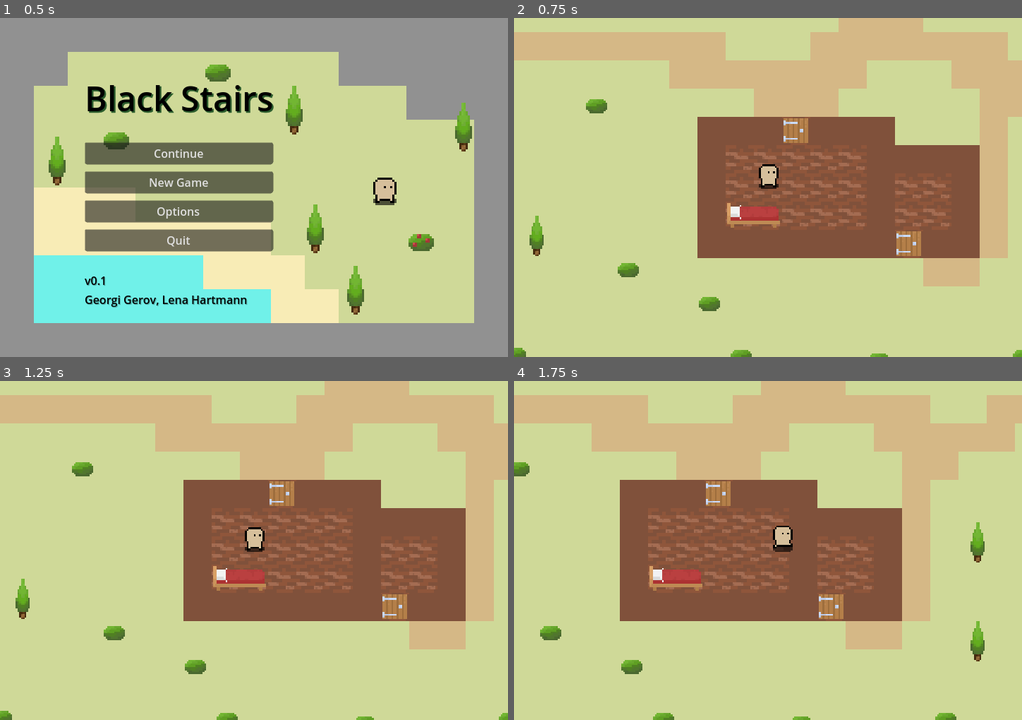
Above: before the commit, frames 1-4 (two rows, left to right).
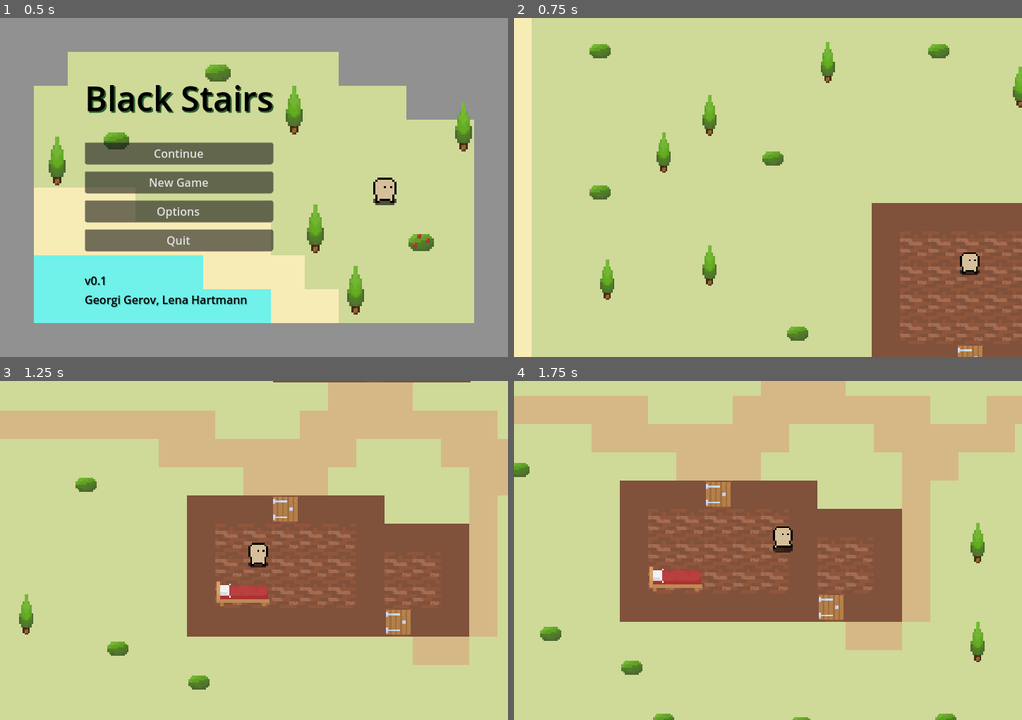
Above: after the commit, the same moments.

Repository: j0-ji/black-stairs
Game: Godot game, scene res://UI/Menu/MainMenu/main_menu.tscn
The game is run twice, just before and just after one commit, with the same random seed, the same clock (stepped at 60 frames per second) and the same inputs.
Inputs:
- Up to frame 1 (0.5 s): no input
- Up to frame 2 (0.75 s): click "New Game" at 0.5 s
- Up to frame 3 (1.25 s): no input
- Up to frame 4 (1.75 s): hold Right (ui_right) from 1.28 s (still down); hold E (interaction) from 1.28 s (still down)

Frame 1 is identical in both runs. In frame 2, 49% of the frame differs, in the area x 0-100%, y 0-100%; in frame 3, 19%; in frame 4, 1.2%.

Commit message:
#28: added collectable coins
- coins are animated
- player now has AttractorComponent, that can attract items (coins) when they are in the attractor area

Diff:
--- /dev/null
+++ b/Components/AttractorComponent/AttractorComponent.tscn
@@ -0,0 +1,11 @@
+[gd_scene load_steps=2 format=3 uid="uid://dkanlrbeuwe5o"]
+
+[ext_resource type="Script" uid="uid://43t45t04es63" path="res://Components/AttractorComponent/attractor_component.gd" id="1_tmg4u"]
+
+[node name="AttractorComponent" type="Area2D"]
+collision_layer = 32
+collision_mask = 16
+script = ExtResource("1_tmg4u")
+
+[connection signal="body_entered" from="." to="." method="_on_body_entered"]
+[connection signal="body_exited" from="." to="." method="_on_body_exited"]
--- /dev/null
+++ b/Components/AttractorComponent/attractor_component.gd
@@ -0,0 +1,24 @@
+class_name AttractorComponent
+extends Area2D
+
+@export var thing : Node2D
+@export var attraction : float = 150.0
+
+var bodies : Array[Node2D] = []
+
+func _on_body_entered(body: Node2D) -> void:
+	print("entered attractor component")
+	if body.is_in_group("attractable"):
+		print("found attractable")
+		bodies.append(body)
+
+func _on_body_exited(body: Node2D) -> void:
+	print("exited attractor component")
+	if body.is_in_group("attractable") and bodies.has(body):
+		bodies.erase(body)
+
+func _physics_process(_delta: float) -> void:
+	for body in bodies:
+		var direction = body.global_position.direction_to(thing.global_position)
+		body.velocity = direction * attraction
+		body.move_and_slide()
--- /dev/null
+++ b/Components/CollectableComponent/CollectableComponent.tscn
@@ -0,0 +1,10 @@
+[gd_scene load_steps=2 format=3 uid="uid://cdw631jn86gwi"]
+
+[ext_resource type="Script" uid="uid://rwaidhebitrj" path="res://Components/CollectableComponent/collectable_component.gd" id="1_a22rj"]
+
+[node name="CollectableComponent" type="Area2D"]
+collision_layer = 16
+collision_mask = 2
+script = ExtResource("1_a22rj")
+
+[connection signal="body_entered" from="." to="." method="_on_body_entered"]
--- /dev/null
+++ b/Components/CollectableComponent/collectable_component.gd
@@ -0,0 +1,9 @@
+class_name CollectableComponent
+extends Area2D
+
+@export var thing : Node2D
+
+func _on_body_entered(body: Node2D) -> void:
+	print("ENTERED")
+	if body.is_in_group("collector"):
+		thing.queue_free()
--- /dev/null
+++ b/Entities/Items/Coin/ItemCoin.tscn
@@ -0,0 +1,62 @@
+[gd_scene load_steps=10 format=3 uid="uid://cqijtxq0dgwm4"]
+
+[ext_resource type="PackedScene" uid="uid://hg2nr26dca8k" path="res://Entities/Items/ItemAnimated.tscn" id="1_bkct7"]
+[ext_resource type="Texture2D" uid="uid://cyluchwsnbaxc" path="res://Entities/Items/Coin/gold-coin.png" id="2_27jno"]
+
+[sub_resource type="CircleShape2D" id="CircleShape2D_2dog8"]
+radius = 3.0
+
+[sub_resource type="AtlasTexture" id="AtlasTexture_5dulv"]
+atlas = ExtResource("2_27jno")
+region = Rect2(0, 0, 16, 16)
+
+[sub_resource type="AtlasTexture" id="AtlasTexture_27jno"]
+atlas = ExtResource("2_27jno")
+region = Rect2(16, 0, 16, 16)
+
+[sub_resource type="AtlasTexture" id="AtlasTexture_kr4dk"]
+atlas = ExtResource("2_27jno")
+region = Rect2(32, 0, 16, 16)
+
+[sub_resource type="AtlasTexture" id="AtlasTexture_ife1p"]
+atlas = ExtResource("2_27jno")
+region = Rect2(48, 0, 16, 16)
+
+[sub_resource type="SpriteFrames" id="SpriteFrames_l5i28"]
+animations = [{
+"frames": [{
+"duration": 1.0,
+"texture": SubResource("AtlasTexture_5dulv")
+}, {
+"duration": 1.0,
+"texture": SubResource("AtlasTexture_27jno")
+}, {
+"duration": 1.0,
+"texture": SubResource("AtlasTexture_kr4dk")
+}, {
+"duration": 1.0,
+"texture": SubResource("AtlasTexture_ife1p")
+}],
+"loop": true,
+"name": &"default",
+"speed": 5.0
+}]
+
+[sub_resource type="CircleShape2D" id="CircleShape2D_5dulv"]
+radius = 3.0
+
+[node name="ItemCoin" groups=["attractable"] instance=ExtResource("1_bkct7")]
+collision_layer = 16
+
+[node name="CollisionShape2D" type="CollisionShape2D" parent="." index="0"]
+shape = SubResource("CircleShape2D_2dog8")
+
+[node name="AnimatedSprite2D" parent="." index="1"]
+sprite_frames = SubResource("SpriteFrames_l5i28")
+autoplay = "default"
+
+[node name="CollectableComponent" parent="." index="2" node_paths=PackedStringArray("thing")]
+thing = NodePath("..")
+
+[node name="CollisionShape2D" parent="CollectableComponent" index="0"]
+shape = SubResource("CircleShape2D_5dulv")
--- /dev/null
+++ b/Entities/Items/ItemAnimated.tscn
@@ -0,0 +1,13 @@
+[gd_scene load_steps=3 format=3 uid="uid://hg2nr26dca8k"]
+
+[ext_resource type="Script" uid="uid://bq0ylqj7p5cxr" path="res://Entities/Items/item.gd" id="1_gcuc6"]
+[ext_resource type="PackedScene" uid="uid://cdw631jn86gwi" path="res://Components/CollectableComponent/CollectableComponent.tscn" id="2_gvs0h"]
+
+[node name="ItemAnimated" type="CharacterBody2D"]
+script = ExtResource("1_gcuc6")
+
+[node name="AnimatedSprite2D" type="AnimatedSprite2D" parent="."]
+
+[node name="CollectableComponent" parent="." instance=ExtResource("2_gvs0h")]
+
+[node name="CollisionShape2D" type="CollisionShape2D" parent="CollectableComponent"]
--- /dev/null
+++ b/Entities/Items/item.gd
@@ -0,0 +1 @@
+extends CharacterBody2D
--- a/Entities/Player/player.tscn
+++ b/Entities/Player/player.tscn
@@ -1,7 +1,8 @@
-[gd_scene load_steps=18 format=3 uid="uid://q2frlqlrpjhg"]
+[gd_scene load_steps=20 format=3 uid="uid://q2frlqlrpjhg"]
 
 [ext_resource type="Script" uid="uid://dob8is7mdqqew" path="res://Entities/Player/player.gd" id="1_t61fv"]
 [ext_resource type="Texture2D" uid="uid://dw4yma228kjva" path="res://Entities/Player/demo-character.png" id="2_686vu"]
+[ext_resource type="PackedScene" uid="uid://dkanlrbeuwe5o" path="res://Components/AttractorComponent/AttractorComponent.tscn" id="3_4wf4l"]
 [ext_resource type="Script" uid="uid://bw1kmt57qkjbf" path="res://Common/StateMachine/node_state_machine.gd" id="3_qd3e3"]
 [ext_resource type="Script" uid="uid://fmnkmf1e1uwc" path="res://Entities/Player/idle_state.gd" id="4_6avc5"]
 [ext_resource type="Script" uid="uid://bwu8k2nsyxuex" path="res://Entities/Player/walk_state.gd" id="5_mk55u"]
@@ -102,11 +103,15 @@
 [sub_resource type="CircleShape2D" id="CircleShape2D_qd3e3"]
 radius = 4.0
 
-[node name="Player" type="CharacterBody2D" groups=["player"]]
+[sub_resource type="CircleShape2D" id="CircleShape2D_01a4e"]
+radius = 22.022715
+
+[node name="Player" type="CharacterBody2D" node_paths=PackedStringArray("camera") groups=["collector", "player"]]
 y_sort_enabled = true
 collision_layer = 2
 collision_mask = 5
 script = ExtResource("1_t61fv")
+camera = NodePath("Camera")
 
 [node name="AnimatedSprite2D" type="AnimatedSprite2D" parent="."]
 position = Vector2(0, -6)
@@ -116,6 +121,15 @@
 [node name="CollisionShape2D" type="CollisionShape2D" parent="."]
 position = Vector2(0, -4)
 shape = SubResource("CircleShape2D_qd3e3")
+
+[node name="AttractorComponent" parent="." node_paths=PackedStringArray("thing") instance=ExtResource("3_4wf4l")]
+thing = NodePath("..")
+attraction = 75.0
+
+[node name="CollisionShape2D" type="CollisionShape2D" parent="AttractorComponent"]
+position = Vector2(0, -4)
+shape = SubResource("CircleShape2D_01a4e")
+debug_color = Color(0.6497809, 0.39833644, 0.857044, 0.41960785)
 
 [node name="StateMachine" type="Node" parent="." node_paths=PackedStringArray("initial_node_state")]
 script = ExtResource("3_qd3e3")
--- /dev/null
+++ b/Stages/Tests/StageTestCoin.tscn
@@ -0,0 +1,24 @@
+[gd_scene load_steps=3 format=3 uid="uid://dhhgyyjn5dmaf"]
+
+[ext_resource type="PackedScene" uid="uid://q2frlqlrpjhg" path="res://Entities/Player/player.tscn" id="1_mpw6d"]
+[ext_resource type="PackedScene" uid="uid://cqijtxq0dgwm4" path="res://Entities/Items/Coin/ItemCoin.tscn" id="2_2xwa2"]
+
+[node name="StageTestCoin" type="Node2D"]
+
+[node name="Player" parent="." instance=ExtResource("1_mpw6d")]
+position = Vector2(-25, -16)
+
+[node name="Coin 1" parent="." instance=ExtResource("2_2xwa2")]
+position = Vector2(10, 10)
+
+[node name="Coin 2" parent="." instance=ExtResource("2_2xwa2")]
+position = Vector2(27, -31)
+
+[node name="Coin 3" parent="." instance=ExtResource("2_2xwa2")]
+position = Vector2(27, 46)
+
+[node name="Coin 4" parent="." instance=ExtResource("2_2xwa2")]
+position = Vector2(71, -19)
+
+[node name="Coin 5" parent="." instance=ExtResource("2_2xwa2")]
+position = Vector2(-25, 40)
--- a/project.godot
+++ b/project.godot
@@ -40,6 +40,8 @@
 
 player=""
 enemies=""
+collector="use for entities that should be able to collect objects that use the collectable component"
+attractable="use for entities that should be able to get attracted by objects that use the attractor component"
 
 [input]
 
@@ -90,6 +92,8 @@
 2d_physics/layer_2="player"
 2d_physics/layer_3="interactables"
 2d_physics/layer_4="enemies"
+2d_physics/layer_5="items"
+2d_physics/layer_6="attractor"
 avoidance/layer_1="Human NPC"
 
 [navigation]
Not shown, added: Components/AttractorComponent/attractor_component.gd.uid
Not shown, added: Components/CollectableComponent/collectable_component.gd.uid
Binary file added: Entities/Items/Coin/gold-coin.png
Not shown, changed: Entities/Items/Coin/gold-coin.png.import
Binary file removed: Entities/Items/GoldCoins/gold-coin.png
Not shown, added: Entities/Items/item.gd.uid
